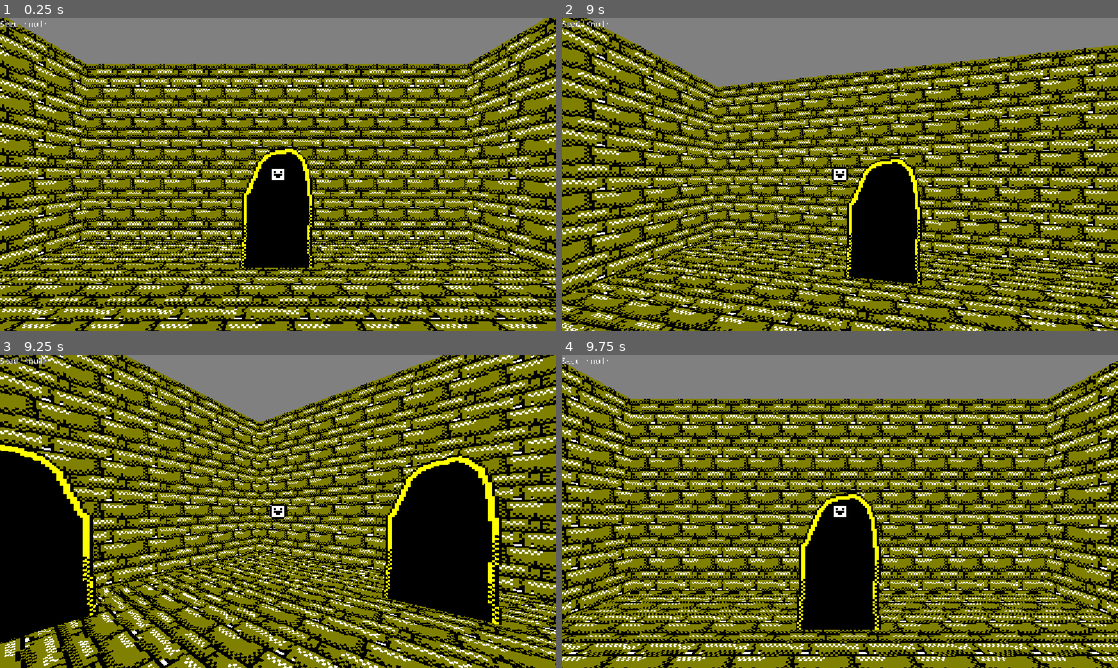
Above: before the commit, frames 1-4 (two rows, left to right).
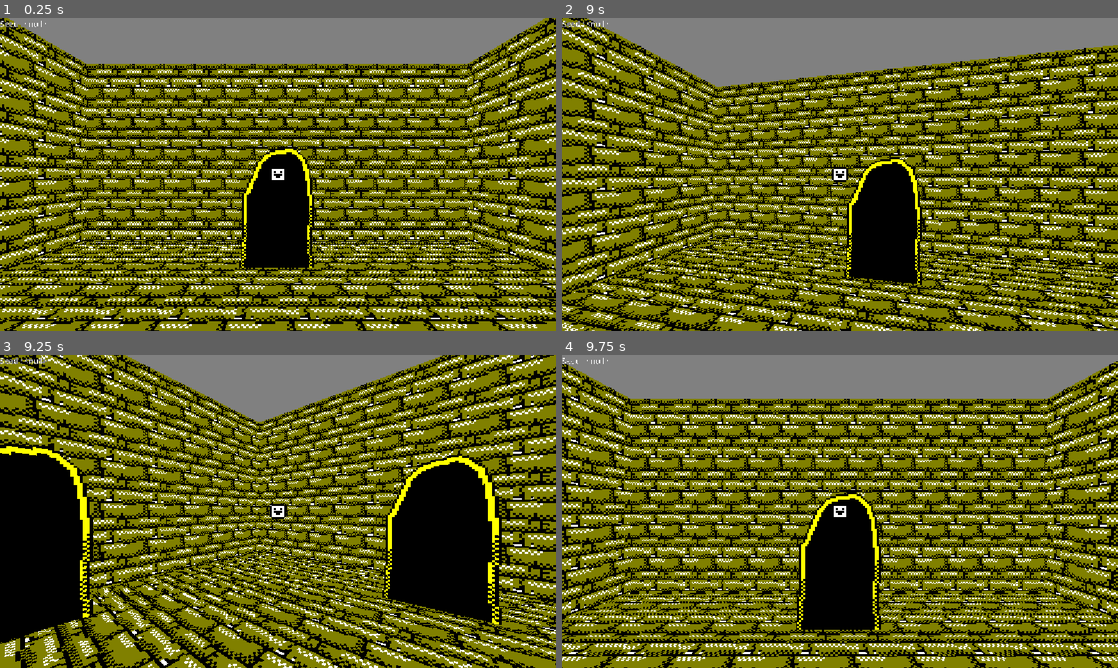
Above: after the commit, the same moments.

Repository: CrimsoneArt/REALAND-Walking-Sim
Game: Godot game, scene res://Scenes/SceneLoader.tscn
Two runs of this game, one before a commit and one after it. Both use one fixed random seed, a clock stepped at 60 frames per second and the inputs below.
Inputs:
- Up to frame 1 (0.25 s): no input
- Up to frame 2 (9 s): tap Enter (Enter) at 0.5, 1.35, 3.6, 5.85, 8.1 s; hold W (Up) 0.53-5.78 s; tap T (PinchCheek) at 0.6, 1.55, 2.1, 2.85, 3.8, 4.35, 5.1, 6.05, 6.6, 7.35, 8.3, 8.85 s; hold D (Right) 5.78-6.53 s; hold W (Up) 6.53-8.78 s; hold A (Left) from 8.78 s (still down)
- Up to frame 3 (9.25 s): keep holding A (Left)
- Up to frame 4 (9.75 s): release A (Left) at 9.53 s; hold W (Up) from 9.53 s (still down); tap T (PinchCheek) at 9.6 s

Frames 1-2 are identical in both runs. In frame 3, 1.2% of the frame differs, in the area x 0-18%, y 28-84%; in frame 4, nothing differs.

Commit message:
Replaced StaticObject with GameObject node

Diff:
--- a/Objects/Door/DoorObject.gd
+++ b/Objects/Door/DoorObject.gd
@@ -1,4 +1,4 @@
-class_name DoorObject extends StaticObject
+class_name DoorObject extends GameObject
 
 func _on_interactability_component_interacted() -> void:
 	get_node("/root/SceneLoader").load_dimension_scene(objectVariablesComponent.GetObjectVariable("Seed"))
--- a/Objects/Door/DoorObject.tscn
+++ b/Objects/Door/DoorObject.tscn
@@ -17,34 +17,36 @@
 radius = 1.0
 height = 2.625
 
-[node name="DoorObject" type="StaticBody3D" unique_id=1515677631 node_paths=PackedStringArray("objectVariablesComponent")]
+[node name="DoorObject" type="Node3D" unique_id=322964604 node_paths=PackedStringArray("objectVariablesComponent")]
 script = ExtResource("1_k8bb4")
-objectVariablesComponent = NodePath("ObjectVariablesComponent")
+objectVariablesComponent = NodePath("StaticBody3D/ObjectVariablesComponent")
 amount_min = 2
 amount_max = 10
-metadata/_custom_type_script = "uid://dfaoiafl3jaxa"
+metadata/_custom_type_script = "uid://dpoxk86q0vc0o"
 
-[node name="Sprite3D" type="Sprite3D" parent="." unique_id=2081312377]
+[node name="StaticBody3D" type="StaticBody3D" parent="." unique_id=1308453124]
+
+[node name="Sprite3D" type="Sprite3D" parent="StaticBody3D" unique_id=2081312377]
 transform = Transform3D(1, 0, 0, 0, 1, 0, 0, 0, 1, 0, 1.4396656, 0)
 texture_filter = 0
 texture = ExtResource("2_k8bb4")
 
-[node name="ObjectVariablesComponent" type="Node" parent="." unique_id=1539516392]
+[node name="ObjectVariablesComponent" type="Node" parent="StaticBody3D" unique_id=1539516392]
 script = ExtResource("3_sd2m6")
-Variables = {
+Variables = Dictionary[String, Variant]({
 "Seed": 0
-}
+})
 VariableRules = Array[ExtResource("4_bfh6f")]([SubResource("Resource_bfh6f")])
 metadata/_custom_type_script = "uid://cbgpvmrkx1dw3"
 
-[node name="InteractabilityComponent" parent="." unique_id=500345398 instance=ExtResource("4_b613f")]
+[node name="InteractabilityComponent" parent="StaticBody3D" unique_id=500345398 instance=ExtResource("4_b613f")]
 
-[node name="CollisionShape3D" type="CollisionShape3D" parent="InteractabilityComponent" unique_id=2068898764]
+[node name="CollisionShape3D" type="CollisionShape3D" parent="StaticBody3D/InteractabilityComponent" unique_id=2068898764]
 transform = Transform3D(1, 0, 0, 0, 1, 0, 0, 0, 1, 0, 1.4375, 0)
 shape = SubResource("CapsuleShape3D_k8bb4")
 
-[node name="CollisionShape3D" type="CollisionShape3D" parent="." unique_id=587665654]
+[node name="CollisionShape3D" type="CollisionShape3D" parent="StaticBody3D" unique_id=587665654]
 transform = Transform3D(1, 0, 0, 0, 1, 0, 0, 0, 1, 0, 1.5, 0)
 shape = SubResource("CapsuleShape3D_k8bb4")
 
-[connection signal="Interacted" from="InteractabilityComponent" to="." method="_on_interactability_component_interacted"]
+[connection signal="Interacted" from="StaticBody3D/InteractabilityComponent" to="." method="_on_interactability_component_interacted"]
--- a/Objects/StaticObject.gd
+++ b/Objects/GameObject.gd
@@ -1,4 +1,4 @@
-class_name StaticObject extends StaticBody3D
+class_name GameObject extends Node3D
 
 @export var objectVariablesComponent : ObjectVariablesComponent
 @export var amount_min := 0
--- /dev/null
+++ b/Objects/GameObject.tscn
@@ -0,0 +1,6 @@
+[gd_scene format=3 uid="uid://b1s1rgbxlm58w"]
+
+[ext_resource type="Script" uid="uid://dpoxk86q0vc0o" path="res://Objects/GameObject.gd" id="1_oclq0"]
+
+[node name="GameObject" type="Node3D" unique_id=1469028294]
+script = ExtResource("1_oclq0")
--- a/Objects/ObjectSpawner.gd
+++ b/Objects/ObjectSpawner.gd
@@ -4,7 +4,7 @@
 
 func spawn_object(RNG,ObjectScene:PackedScene,Position:Vector3,Materials:Array[Material]):
 	var ObjectNode = ObjectScene.instantiate()
-	if ObjectNode is StaticObject:
+	if ObjectNode is GameObject:
 		ObjectNode.position = Position
 		ObjectNode.rotation_degrees.y = RNG.randf_range(-360,360)
 		ObjectNode.SetRandomVariables(RNG)
--- a/Objects/ObjectsLibrary/Tree1Object.tscn
+++ b/Objects/ObjectsLibrary/Tree1Object.tscn
@@ -1,6 +1,6 @@
 [gd_scene format=3 uid="uid://dexhnwru7tdhn"]
 
-[ext_resource type="Script" uid="uid://dfaoiafl3jaxa" path="res://Objects/StaticObject.gd" id="1_ohtt6"]
+[ext_resource type="Script" uid="uid://dpoxk86q0vc0o" path="res://Objects/GameObject.gd" id="1_x0kn2"]
 [ext_resource type="Texture2D" uid="uid://d00vfegkaijor" path="res://Objects/ObjectsLibrary/Tree1.png" id="2_ohtt6"]
 [ext_resource type="Script" uid="uid://cbgpvmrkx1dw3" path="res://Objects/ObjectVariablesComponent.gd" id="3_mrs3s"]
 
@@ -8,23 +8,25 @@
 radius = 0.625
 height = 3.125
 
-[node name="TreeObject" type="StaticBody3D" unique_id=1515677631 node_paths=PackedStringArray("objectVariablesComponent")]
-script = ExtResource("1_ohtt6")
-objectVariablesComponent = NodePath("ObjectVariablesComponent")
+[node name="TreeObject" type="Node3D" unique_id=642269173 node_paths=PackedStringArray("objectVariablesComponent")]
+script = ExtResource("1_x0kn2")
+objectVariablesComponent = NodePath("StaticBody3D/ObjectVariablesComponent")
 amount_min = 10
 amount_max = 60
-metadata/_custom_type_script = "uid://dfaoiafl3jaxa"
+metadata/_custom_type_script = "uid://dpoxk86q0vc0o"
 
-[node name="Sprite3D" type="Sprite3D" parent="." unique_id=2081312377]
+[node name="StaticBody3D" type="StaticBody3D" parent="." unique_id=879917293]
+
+[node name="Sprite3D" type="Sprite3D" parent="StaticBody3D" unique_id=2081312377]
 transform = Transform3D(1, 0, 0, 0, 1, 0, 0, 0, 1, 0, 1.8612413, 0)
 pixel_size = 0.02
 texture_filter = 0
 texture = ExtResource("2_ohtt6")
 
-[node name="CollisionShape3D" type="CollisionShape3D" parent="." unique_id=2068898764]
+[node name="CollisionShape3D" type="CollisionShape3D" parent="StaticBody3D" unique_id=2068898764]
 transform = Transform3D(1, 0, 0, 0, 1, 0, 0, 0, 1, 0, 1.6875, 0)
 shape = SubResource("CapsuleShape3D_ohtt6")
 
-[node name="ObjectVariablesComponent" type="Node" parent="." unique_id=1539516392]
+[node name="ObjectVariablesComponent" type="Node" parent="StaticBody3D" unique_id=1539516392]
 script = ExtResource("3_mrs3s")
 metadata/_custom_type_script = "uid://cbgpvmrkx1dw3"
--- a/Objects/ObjectsLibrary/Tree2Object.tscn
+++ b/Objects/ObjectsLibrary/Tree2Object.tscn
@@ -1,6 +1,6 @@
 [gd_scene format=3 uid="uid://b4lrbmi1pu8sa"]
 
-[ext_resource type="Script" uid="uid://dfaoiafl3jaxa" path="res://Objects/StaticObject.gd" id="1_t7xpu"]
+[ext_resource type="Script" uid="uid://dpoxk86q0vc0o" path="res://Objects/GameObject.gd" id="1_y6wmv"]
 [ext_resource type="Texture2D" uid="uid://d1hxun7aqtor1" path="res://Objects/ObjectsLibrary/Tree2.png" id="2_mnqly"]
 [ext_resource type="Script" uid="uid://cbgpvmrkx1dw3" path="res://Objects/ObjectVariablesComponent.gd" id="3_4v2xk"]
 
@@ -8,23 +8,26 @@
 radius = 0.625
 height = 5.5
 
-[node name="TreeObject" type="StaticBody3D" unique_id=1515677631 node_paths=PackedStringArray("objectVariablesComponent")]
-script = ExtResource("1_t7xpu")
-objectVariablesComponent = NodePath("ObjectVariablesComponent")
+[node name="TreeObject" type="Node3D" unique_id=1524021052 node_paths=PackedStringArray("objectVariablesComponent", "MovementNode")]
+script = ExtResource("1_y6wmv")
+objectVariablesComponent = NodePath("StaticBody3D/ObjectVariablesComponent")
+MovementNode = NodePath("StaticBody3D")
 amount_min = 10
 amount_max = 50
-metadata/_custom_type_script = "uid://dfaoiafl3jaxa"
+metadata/_custom_type_script = "uid://dpoxk86q0vc0o"
 
-[node name="Sprite3D" type="Sprite3D" parent="." unique_id=2081312377]
+[node name="StaticBody3D" type="StaticBody3D" parent="." unique_id=2122571975]
+
+[node name="Sprite3D" type="Sprite3D" parent="StaticBody3D" unique_id=2081312377]
 transform = Transform3D(1, 0, 0, 0, 1, 0, 0, 0, 1, 0, 3.1896656, 0)
 pixel_size = 0.03
 texture_filter = 0
 texture = ExtResource("2_mnqly")
 
-[node name="CollisionShape3D" type="CollisionShape3D" parent="." unique_id=2068898764]
+[node name="CollisionShape3D" type="CollisionShape3D" parent="StaticBody3D" unique_id=2068898764]
 transform = Transform3D(1, 0, 0, 0, 1, 0, 0, 0, 1, 0, 2.75, 0)
 shape = SubResource("CapsuleShape3D_kfyr8")
 
-[node name="ObjectVariablesComponent" type="Node" parent="." unique_id=1539516392]
+[node name="ObjectVariablesComponent" type="Node" parent="StaticBody3D" unique_id=1539516392]
 script = ExtResource("3_4v2xk")
 metadata/_custom_type_script = "uid://cbgpvmrkx1dw3"
--- a/Objects/ObjectsLibrary/Tree3Object.gd
+++ b/Objects/ObjectsLibrary/Tree3Object.gd
@@ -1,4 +1,4 @@
-extends StaticObject
+extends GameObject
 
 func _ready() -> void:
 	$CSGCombiner3D/CSGBox3D.size.y = objectVariablesComponent.GetObjectVariable("Height")
--- a/Objects/ObjectsLibrary/Tree3Object.tscn
+++ b/Objects/ObjectsLibrary/Tree3Object.tscn
@@ -19,12 +19,13 @@
 generate_random_int = true
 metadata/_custom_type_script = "uid://bjokdxs5441sl"
 
-[node name="TreeObject" type="StaticBody3D" unique_id=1515677631 node_paths=PackedStringArray("objectVariablesComponent")]
+[node name="TreeObject" type="Node3D" unique_id=1312126065 node_paths=PackedStringArray("objectVariablesComponent", "MovementNode")]
 script = ExtResource("1_t7m3n")
 objectVariablesComponent = NodePath("ObjectVariablesComponent")
+MovementNode = NodePath("CSGCombiner3D")
 amount_min = 10
 amount_max = 40
-metadata/_custom_type_script = "uid://dfaoiafl3jaxa"
+metadata/_custom_type_script = "uid://dpoxk86q0vc0o"
 
 [node name="ObjectVariablesComponent" type="Node" parent="." unique_id=1539516392]
 script = ExtResource("2_qx8yh")
@@ -36,6 +37,7 @@
 metadata/_custom_type_script = "uid://cbgpvmrkx1dw3"
 
 [node name="CSGCombiner3D" type="CSGCombiner3D" parent="." unique_id=209282406]
+use_collision = true
 
 [node name="CSGBox3D" type="CSGBox3D" parent="CSGCombiner3D" unique_id=1114149144]
 size = Vector3(1, 4.75, 1)
--- a/Objects/StaticObject.tscn
+++ /dev/null
@@ -1,6 +0,0 @@
-[gd_scene format=3 uid="uid://c706mtf8ihv5n"]
-
-[ext_resource type="Script" uid="uid://dfaoiafl3jaxa" path="res://Objects/StaticObject.gd" id="1_njt0f"]
-
-[node name="StaticObject" type="StaticBody3D" unique_id=349508601]
-script = ExtResource("1_njt0f")
--- a/Scenes/DimensionTypes/DimensionType.gd
+++ b/Scenes/DimensionTypes/DimensionType.gd
@@ -52,7 +52,7 @@
 					var FullPath = "res://Objects/ObjectsLibrary/" + FileName
 					var ObjectScene = load(FullPath)
 					var ObjectNode = ObjectScene.instantiate()
-					if ObjectNode is StaticObject:
+					if ObjectNode is GameObject:
 						Objects.append(ObjectScene)
 
 				FileName = Dir.get_next()
--- a/Scenes/HubWorld.tscn
+++ b/Scenes/HubWorld.tscn
@@ -35,12 +35,12 @@
 })
 
 [node name="DoorObject2" parent="." unique_id=2112717054 node_paths=PackedStringArray("objectVariablesComponent") instance=ExtResource("3_fxrh3")]
-transform = Transform3D(-4.371139e-08, 0, -1, 0, 1, 0, 1, 0, -4.371139e-08, -4.8, 0, 0)
+transform = Transform3D(-4.371139e-08, 0, 1, 0, 1, 0, -1, 0, -4.371139e-08, -4.8, 0, 0)
 objectVariablesComponent = NodePath("ObjectVariablesComponent2")
 
 [node name="ObjectVariablesComponent2" parent="DoorObject2" unique_id=1542822623 instance=ExtResource("4_avdaa")]
 Variables = Dictionary[String, Variant]({
-"Seed": 0
+"Seed": 2763
 })
 
 [node name="DoorObject3" parent="." unique_id=884683491 node_paths=PackedStringArray("objectVariablesComponent") instance=ExtResource("3_fxrh3")]
--- a/project.godot
+++ b/project.godot
@@ -10,7 +10,7 @@
 
 [application]
 
-config/name="DimensionExplorationGame"
+config/name="Rea Land Walking Sim"
 run/main_scene="uid://cf31gf6dexort"
 config/features=PackedStringArray("4.7", "Forward Plus")
 config/icon="res://icon.svg"
Not shown, added: Objects/GameObject.gd.uid
Binary file added: Objects/ObjectsLibrary/ParrotCreature.aseprite
Binary file added: Objects/ObjectsLibrary/ParrotCreature.png
Not shown, added: Objects/ObjectsLibrary/ParrotCreature.png.import
Not shown, removed: Objects/StaticObject.gd.uid
